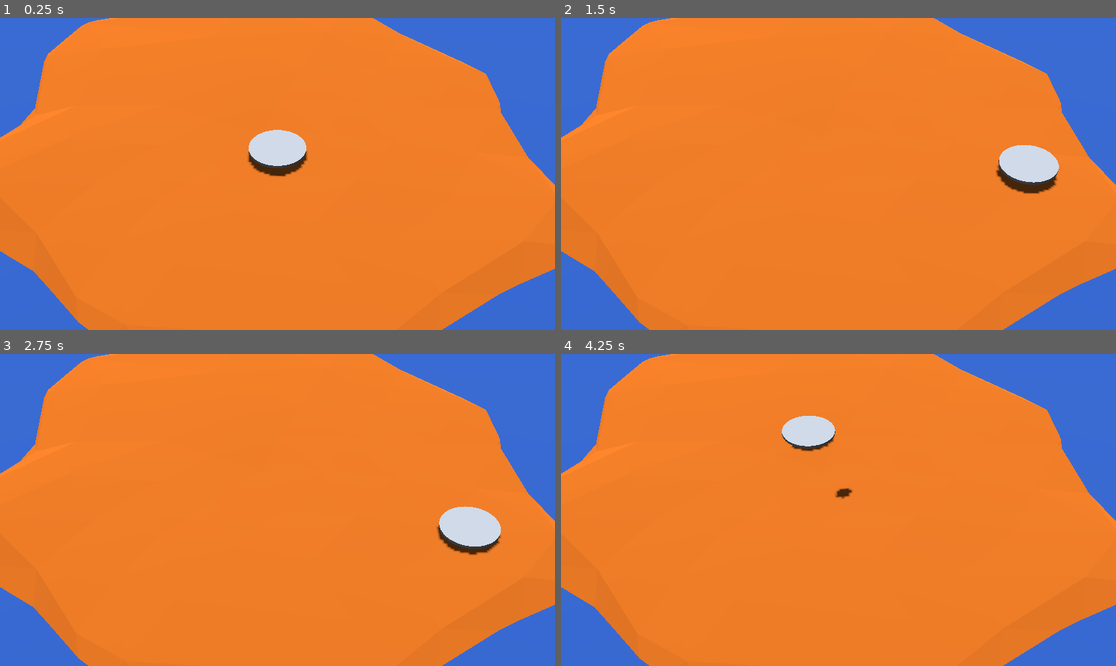
Above: before the commit, frames 1-4 (two rows, left to right).
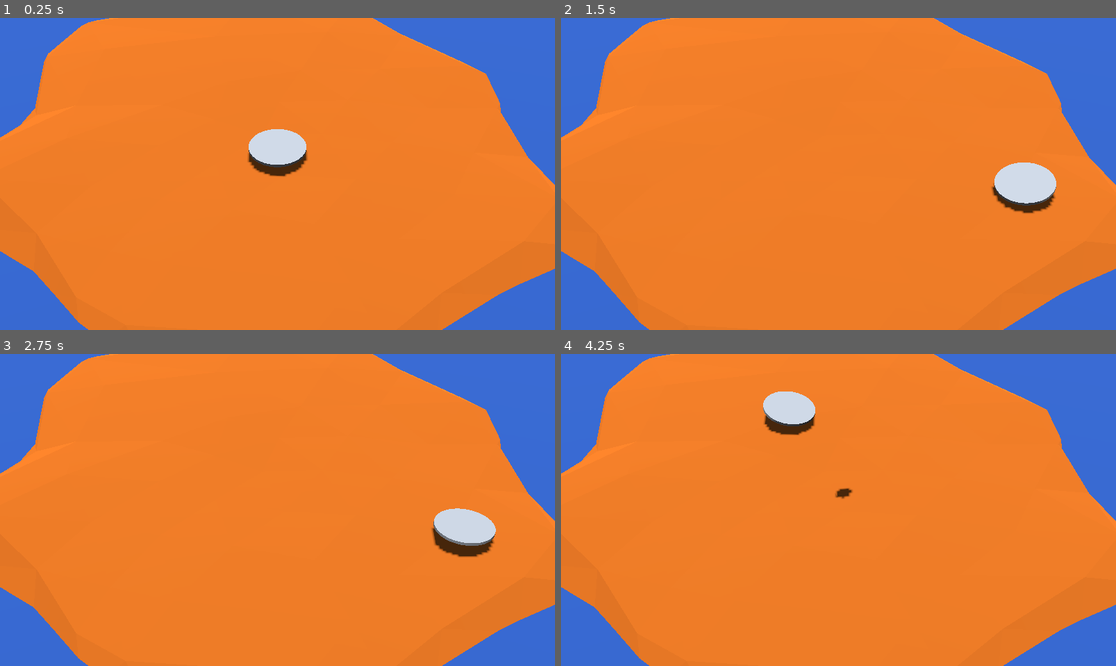
Above: after the commit, the same moments.

Repository: nikolajbaer/ldj56
Game: Godot game, scene res://root.tscn
Two runs of this game, one before a commit and one after it. Both use one fixed random seed, a clock stepped at 60 frames per second and the inputs below.
Inputs (mouse positions are in pixels of both pictures, inside the frame that each line leads up to):
- Up to frame 1 (0.25 s): no input
- Up to frame 2 (1.5 s): tap Enter at 0.5 s; move the mouse to (960, 158) at 0.52 s; hold Right (right) 0.53-1.28 s; move the mouse to (727, 189) at 1.27 s; hold Down (down) from 1.28 s (still down)
- Up to frame 3 (2.75 s): move the mouse to (333, 441) at 2.02 s; release Down (down) at 2.03 s; hold Right (right) from 2.03 s (still down)
- Up to frame 4 (4.25 s): move the mouse to (810, 572) at 2.77 s; release Right (right) at 2.78 s; hold Up (up) 2.78-3.53 s; move the mouse to (1005, 556) at 3.52 s; hold Left (left) from 3.53 s (still down); tap Escape (ui_cancel) at 4.15 s

The runs differ from the first frame. In frame 1, 0.1% of the frame differs, in the area x 44-56%, y 35-49%; in frame 2, 1.7%, in the area x 77-90%, y 40-63%; in frame 3, 0.6%; in frame 4, 1.6%.

Commit message:
add tilt and increase bounce, also hover over current land height

Diff:
--- a/project.godot
+++ b/project.godot
@@ -15,26 +15,34 @@
 config/features=PackedStringArray("4.3", "GL Compatibility")
 config/icon="res://icon.svg"
 
+[filesystem]
+
+import/blender/enabled=false
+
 [input]
 
 left={
 "deadzone": 0.5,
 "events": [Object(InputEventKey,"resource_local_to_scene":false,"resource_name":"","device":-1,"window_id":0,"alt_press …(195 unchanged characters)…
+, Object(InputEventKey,"resource_local_to_scene":false,"resource_name":"","device":-1,"window_id":0,"alt_pressed":false,"shift_pressed":false,"ctrl_pressed":false,"meta_pressed":false,"pressed":false,"keycode":0,"physical_keycode":65,"key_label":0,"unicode":97,"location":0,"echo":false,"script":null)
 ]
 }
 right={
 "deadzone": 0.5,
 "events": [Object(InputEventKey,"resource_local_to_scene":false,"resource_name":"","device":-1,"window_id":0,"alt_press …(195 unchanged characters)…
+, Object(InputEventKey,"resource_local_to_scene":false,"resource_name":"","device":-1,"window_id":0,"alt_pressed":false,"shift_pressed":false,"ctrl_pressed":false,"meta_pressed":false,"pressed":false,"keycode":0,"physical_keycode":68,"key_label":0,"unicode":100,"location":0,"echo":false,"script":null)
 ]
 }
 up={
 "deadzone": 0.5,
 "events": [Object(InputEventKey,"resource_local_to_scene":false,"resource_name":"","device":-1,"window_id":0,"alt_press …(195 unchanged characters)…
+, Object(InputEventKey,"resource_local_to_scene":false,"resource_name":"","device":-1,"window_id":0,"alt_pressed":false,"shift_pressed":false,"ctrl_pressed":false,"meta_pressed":false,"pressed":false,"keycode":0,"physical_keycode":87,"key_label":0,"unicode":119,"location":0,"echo":false,"script":null)
 ]
 }
 down={
 "deadzone": 0.5,
 "events": [Object(InputEventKey,"resource_local_to_scene":false,"resource_name":"","device":-1,"window_id":0,"alt_press …(195 unchanged characters)…
+, Object(InputEventKey,"resource_local_to_scene":false,"resource_name":"","device":-1,"window_id":0,"alt_pressed":false,"shift_pressed":false,"ctrl_pressed":false,"meta_pressed":false,"pressed":false,"keycode":0,"physical_keycode":83,"key_label":0,"unicode":115,"location":0,"echo":false,"script":null)
 ]
 }
 
--- a/root.gd
+++ b/root.gd
@@ -4,11 +4,12 @@
 var Creature = preload("res://creature.tscn")
 # Called when the node enters the scene tree for the first time.
 func _ready() -> void:
-	pass # Replace with function
+	pass
+	#Input.mouse_mode = Input.MOUSE_MODE_CAPTURED
+
 # Called every frame. 'delta' is the elapsed time since the previous frame.
 func _process(delta: float) -> void:
 	pass
-
 
 func _on_timer_timeout() -> void:
 	var egg = Egg.instantiate()
@@ -29,3 +30,10 @@
 
 func _on_chomp():
 	$trampoline.weighed_down += 1
+
+#func _input(event):
+	#if event.is_action_pressed("ui_cancel"):
+		#if Input.mouse_mode == Input.MOUSE_MODE_CAPTURED:
+			#Input.mouse_mode = Input.MOUSE_MODE_VISIBLE
+		#elif Input.mouse_mode == Input.MOUSE_MODE_VISIBLE:
+			#Input.mouse_mode = Input.MOUSE_MODE_CAPTURED
--- a/root.tscn
+++ b/root.tscn
@@ -31,6 +31,7 @@
 
 [node name="ground" type="StaticBody3D" parent="."]
 transform = Transform3D(1, 0, 0, 0, 1, 0, 0, 0, 1, 0, 0.25, 0)
+collision_layer = 3
 
 [node name="Lopoly-island" type="MeshInstance3D" parent="ground"]
 transform = Transform3D(1, 0, 0, 0, 1, 0, 0, 0, 1, -0.556698, -2.36944, -0.289802)
--- a/trampoline.gd
+++ b/trampoline.gd
@@ -5,8 +5,25 @@
 const MAX_DIST_FROM_ORIGIN = 6.5
 var weighed_down = 0
 const WEIGHT_PENALTY = 0.5
+const TILT_FACTOR = 5
+
+var y_offset
+
+@onready var raycast = $RayCast3D
+
+func _ready():
+	y_offset = position.y
 
 func _physics_process(delta: float) -> void:
+
+	var mouse_position = get_viewport().get_mouse_position()
+	var screen_size = get_viewport().size
+	var mouse_pos = (mouse_position / Vector2(screen_size)) * 2.0 - Vector2(1, 1)
+	var look_target = Vector3(mouse_pos.x,0,mouse_pos.y) * TILT_FACTOR
+	#look_target.y = position.y + 5
+	#look_at(look_target,Vector3.FORWARD)
+	var tilt_quat = get_tilt(mouse_pos)
+
 	var speed = max(SPEED - (weighed_down * WEIGHT_PENALTY),1)
 	# Get the input direction and handle the movement/deceleration.
 	# As good practice, you should replace UI actions with custom gameplay actions.
@@ -19,7 +36,30 @@
 		velocity.x = move_toward(velocity.x, 0, speed)
 		velocity.z = move_toward(velocity.z, 0, speed)
 
-	position += velocity * delta
-	if position.length() > MAX_DIST_FROM_ORIGIN:
-		position = position.normalized() * (MAX_DIST_FROM_ORIGIN - 0.0001)
-	#move_and_collide(velocity * delta)
+	var new_pos = position + velocity * delta
+	if raycast.is_colliding():
+		new_pos.y = raycast.get_collision_point().y + y_offset
+	if new_pos.length() > MAX_DIST_FROM_ORIGIN:
+		new_pos = new_pos.normalized() * (MAX_DIST_FROM_ORIGIN - 0.0001)
+
+	transform = Transform3D(Basis(tilt_quat),new_pos)
+
+# Maximum tilt angle in degrees
+const MAX_TILT_ANGLE = 15.0
+
+# Function to tilt the platform based on a Vector2 input
+func get_tilt(tilt: Vector2):
+
+	# Calculate the tilt angles in radians
+	var tilt_angle_x = tilt.y * MAX_TILT_ANGLE * deg_to_rad(1)  # Roll (x-axis)
+	var tilt_angle_z = -tilt.x * MAX_TILT_ANGLE * deg_to_rad(1)  # Pitch (z-axis)
+
+	# Create rotation quaternions
+	var rotation_x = Quaternion(Vector3(1, 0, 0), tilt_angle_x)  # Rotate around x-axis
+	var rotation_z = Quaternion(Vector3(0, 0, 1), tilt_angle_z)  # Rotate around z-axis
+
+	# Combine rotations (apply Z tilt, then X tilt)
+	var final_rotation = rotation_x * rotation_z
+
+	# Apply the rotation, ensuring Y rotation remains at 0
+	return Quaternion(Vector3(0, 1, 0), 0) * final_rotation
--- a/trampoline.tscn
+++ b/trampoline.tscn
@@ -3,7 +3,7 @@
 [ext_resource type="Script" path="res://trampoline.gd" id="1_p0ijf"]
 
 [sub_resource type="PhysicsMaterial" id="PhysicsMaterial_fw8ri"]
-bounce = 0.5
+bounce = 0.7
 
 [sub_resource type="CylinderMesh" id="CylinderMesh_hacoc"]
 top_radius = 1.0
@@ -25,3 +25,7 @@
 [node name="CollisionShape3D" type="CollisionShape3D" parent="."]
 transform = Transform3D(1, 0, 0, 0, 1, 0, 0, 0, 1, 0, 0.75, 0)
 shape = SubResource("CylinderShape3D_1ooxa")
+
+[node name="RayCast3D" type="RayCast3D" parent="."]
+target_position = Vector3(0, -10, 0)
+collision_mask = 2
